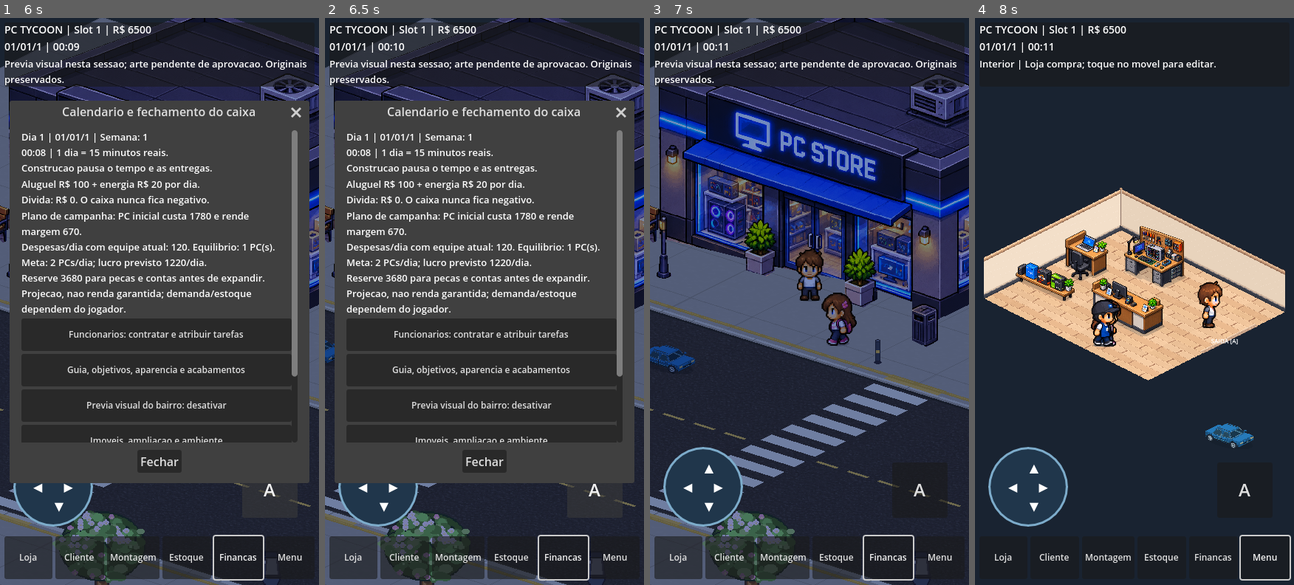
Above: before the commit, frames 1-4 (left to right).
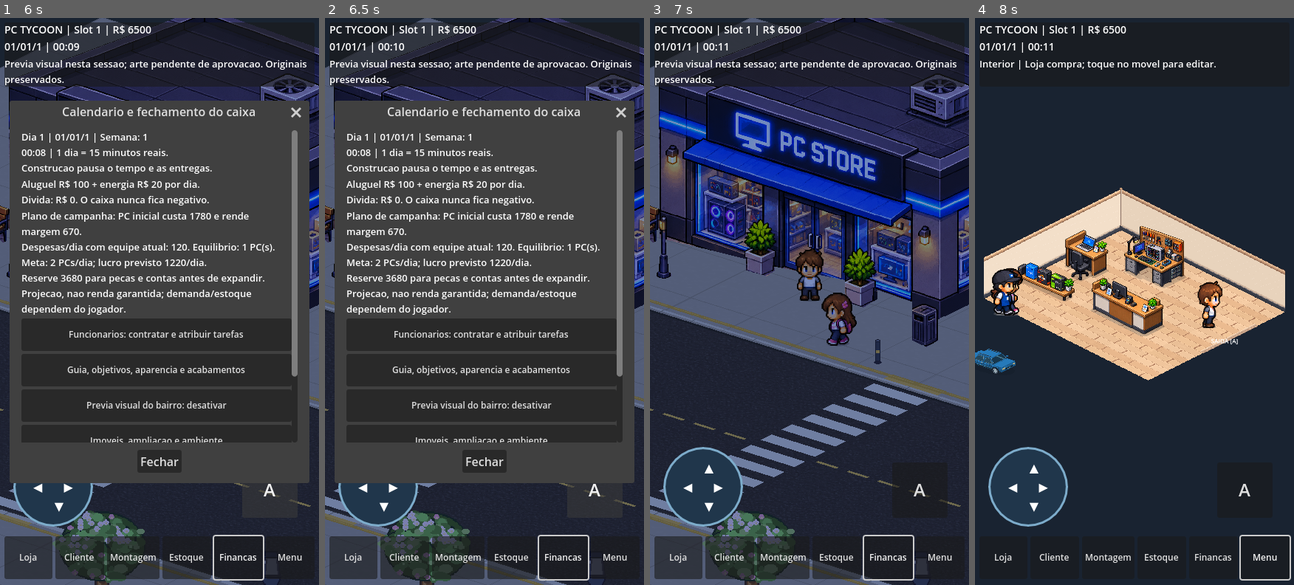
Above: after the commit, the same moments.

Repository: RiltonMaciel/Pixel-PC-Tycoon
Game: Godot game, scene res://scenes/RuaComercial.tscn
Same seed, same stepped clock (60 frames per second), same inputs: the game is played once before the commit and once after it.
Inputs (mouse positions are in pixels of both pictures, inside the frame that each line leads up to):
- Up to frame 1 (6 s): click "Loja" at 0.5 s; click "Cliente" at 1.25 s; click "Montagem" at 2 s; click "Estoque" at 2.75 s; click "Financas" at 3.5 s; click "Previa visual do bairro: desa…" at 4.25 s; click "Previa visual do bairro: ativ…" at 5 s; click "A" at 5.75 s
- Up to frame 2 (6.5 s): no input
- Up to frame 3 (7 s): click "Fechar" at 6.5 s
- Up to frame 4 (8 s): tap Enter (ui_accept) at 7.25, 7.52 s; move the mouse to (1204, 273) at 7.27 s; hold Right (ui_right) from 7.28 s (still down); click (1204, 273) at 7.42 s

Frame 1 is identical in both runs. In frame 2, less than 0.1% of the frame differs, in the area x 0-4%, y 56-61%; in frame 3, 0.3%; in frame 4, 1.9%, in the area x 0-88%, y 44-76%.

Commit message:
fix(bairro): reconstrói rotas e obstáculos ao alternar fachadas

Diff:
--- a/scripts/RuaComercial.gd
+++ b/scripts/RuaComercial.gd
@@ -2052,6 +2052,11 @@
         return false
     bairro.definir_previa(not bairro.previa_visual)
     mundo_vivo.definir_previa(bairro.previa_visual)
+    # Reconstroi as rotas e colisoes apos trocar fachadas de dimensoes diferentes.
+    # A simulacao urbana e reiniciada sem alterar o progresso da partida.
+    if not mundo_vivo.configurar(bairro):
+        info.text = "Falha ao atualizar rotas da vizinhanca: " + mundo_vivo.ultimo_erro
+        return false
     info.text = "Previa visual nesta sessao; arte pendente de aprovacao. Originais preservados." if bairro.previa_visual else "Visual original restaurado."
     _abrir_financas()
     return true
